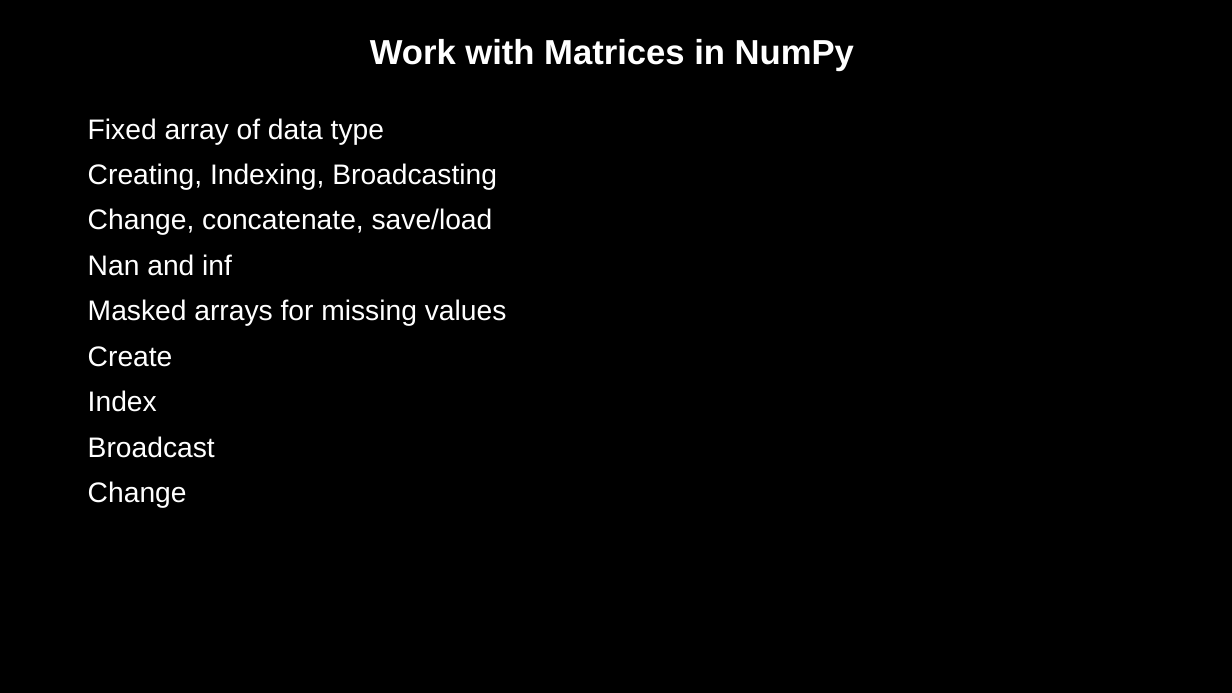
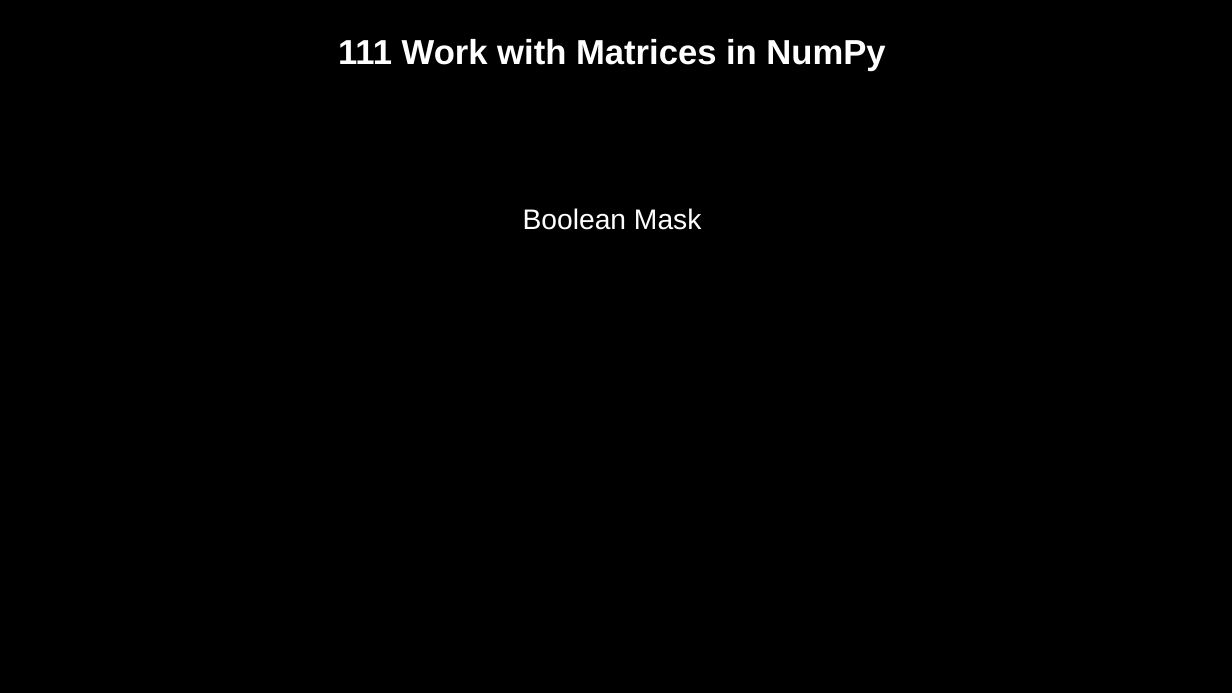
Before and after one commit to crosscompute/analytical-tutorials, a slide deck: slide 24 of slides/CrossDisciplinaryAnalyticsWithPython.odp. Drawn at 1232x693 pixels with LibreOffice and Linux fonts; fonts in the diff are those of the drawing. Boxes give left, top, right and bottom in pixels: in the first picture for what was removed or moved away, otherwise in the second. Text is boxed around its words. In the diff, an @@ line names an element or a change of style, - is before the commit and + after.

```diff
--- a/slides/CrossDisciplinaryAnalyticsWithPython.odp
+++ b/slides/CrossDisciplinaryAnalyticsWithPython.odp
@@ title at <box>338,39,885,71</box>: text changed @@
-Work with Matrices in NumPy
+111 Work with Matrices in NumPy
@@ text at <box>523,208,701,230</box>: text changed @@
-Fixed array of data type
-Creating, Indexing, Broadcasting
-Change, concatenate, save/load
-Nan and inf
-Masked arrays for missing values
-Create
-Index
-Broadcast
-Change
+Boolean Mask
```
Also in this commit, not shown: 20 other slides changed, 5 slides added, 6 slides removed, 22 other files.
